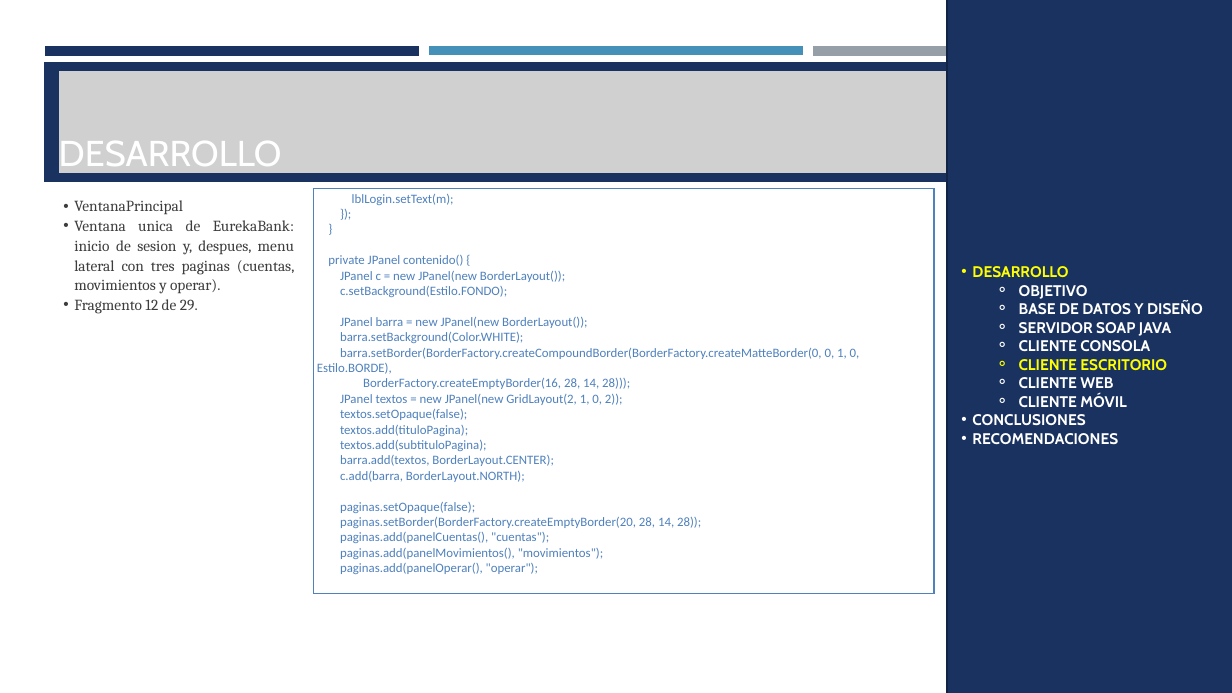
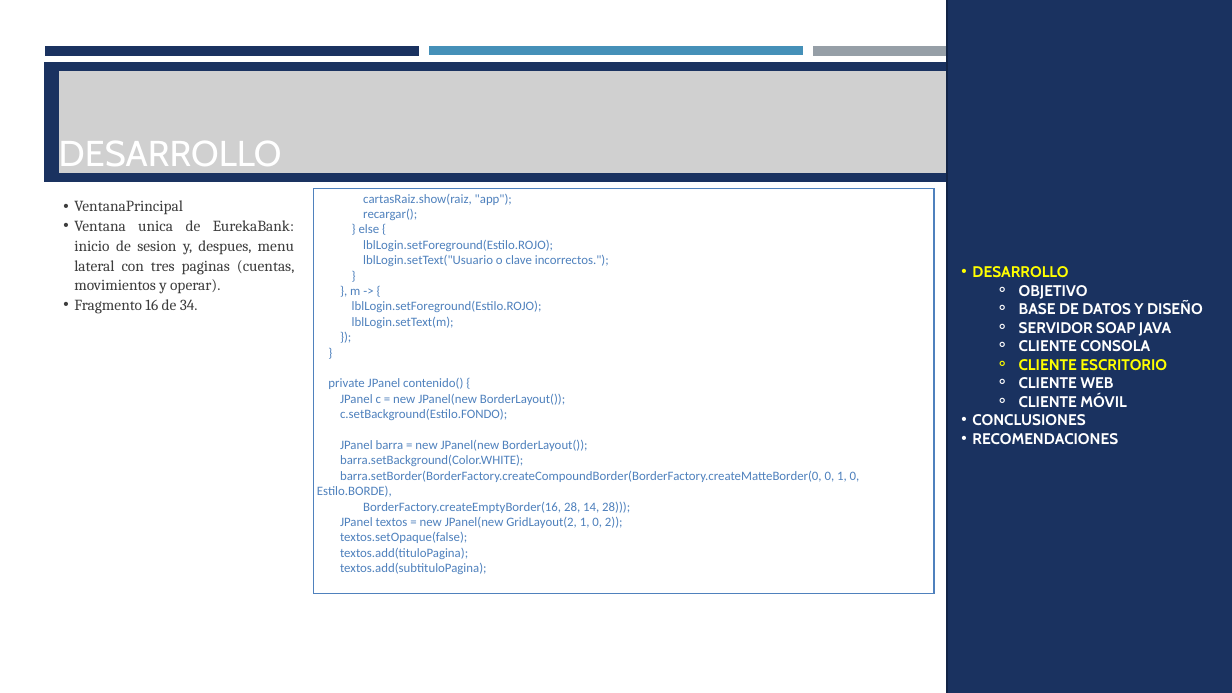
Before and after one commit to ldmoran/PAO202651_ARQSOFT_NRC36883, a slide deck: slide 88 of P1/TG1.1. PAO202651_SOAP_JAVA_EUREKABANK_NRC_36883_GR07/04. DOCUMENTACION/PRESENTACION TG1.1 EurekaBank SOAP Java con BDD LOCAL GR07.pptx (slide 84 before the commit). Drawn at 1232x693 pixels with LibreOffice and Linux fonts; fonts in the diff are those of the drawing; grey boxes stand for pictures. Boxes give left, top, right and bottom in pixels: in the first picture for what was removed or moved away, otherwise in the second. Text is boxed around its words. In the diff, an @@ line names an element or a change of style, - is before the commit and + after.

Commit message:
EurekaBank: login unificado (foto de Monster, campos con icono, boton azul) en escritorio, web y movil de TG1.1 y TG1.2; capturas y presentaciones actualizadas

```diff
--- a/P1/TG1.1. PAO202651_SOAP_JAVA_EUREKABANK_NRC_36883_GR07/04. DOCUMENTACION/PRESENTACION TG1.1 EurekaBank SOAP Java con BDD LOCAL GR07.pptx
+++ b/P1/TG1.1. PAO202651_SOAP_JAVA_EUREKABANK_NRC_36883_GR07/04. DOCUMENTACION/PRESENTACION TG1.1 EurekaBank SOAP Java con BDD LOCAL GR07.pptx
@@ text at (350,194,609,312): paragraphs added @@
+cartasRaiz.show(raiz, "app");
+recargar();
+} else {
+lblLogin.setForeground(Estilo.ROJO);
+lblLogin.setText("Usuario o clave incorrectos.");
+}
+}, m -> {
+lblLogin.setForeground(Estilo.ROJO);
@@ text at (74,299,198,314): text changed @@
-  • Fragmento 12 de 29.
+  • Fragmento 16 de 34.
@@ text at (340,455,701,574): paragraphs removed @@
-barra.add(textos, BorderLayout.CENTER);
-c.add(barra, BorderLayout.NORTH);
-paginas.setOpaque(false);
-paginas.setBorder(BorderFactory.createEmptyBorder(20, 28, 14, 28));
-paginas.add(panelCuentas(), "cuentas");
-paginas.add(panelMovimientos(), "movimientos");
-paginas.add(panelOperar(), "operar");
```
Also in this commit, not shown: 28 other slides changed, 5 slides added, 33 other files.
